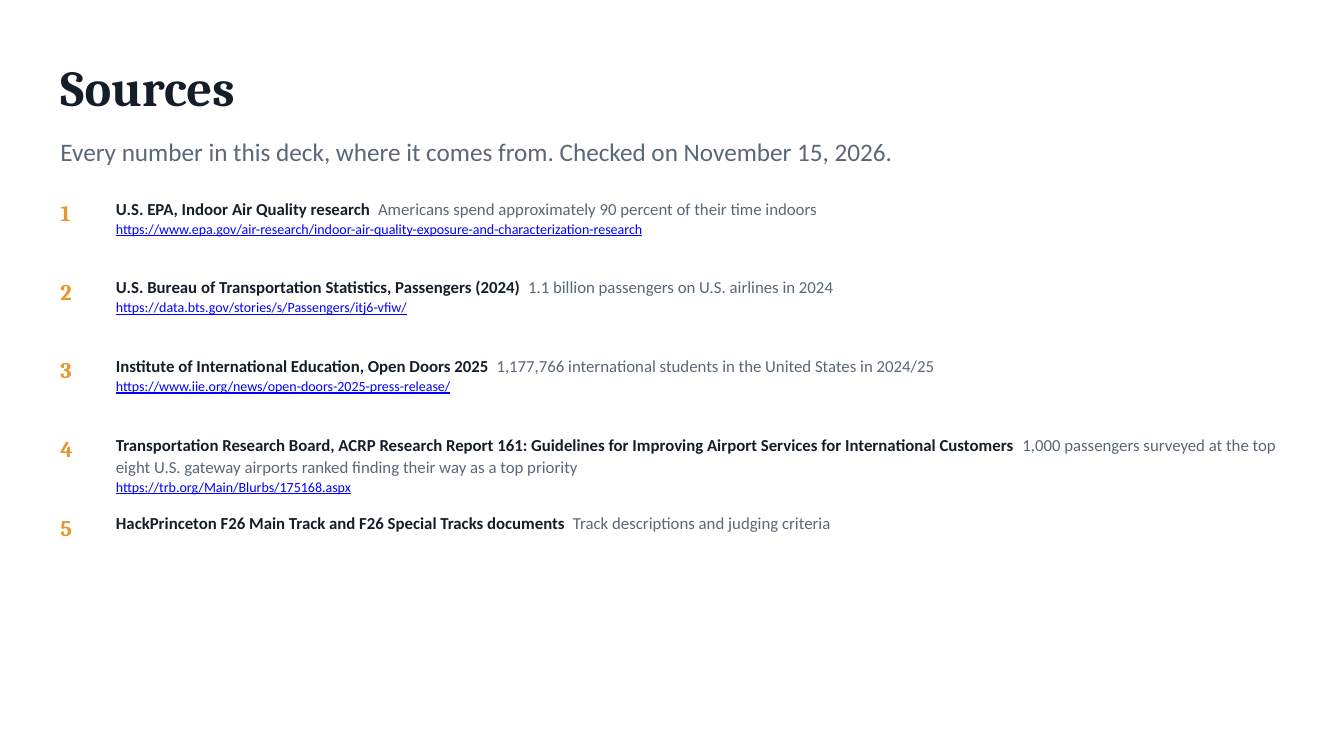
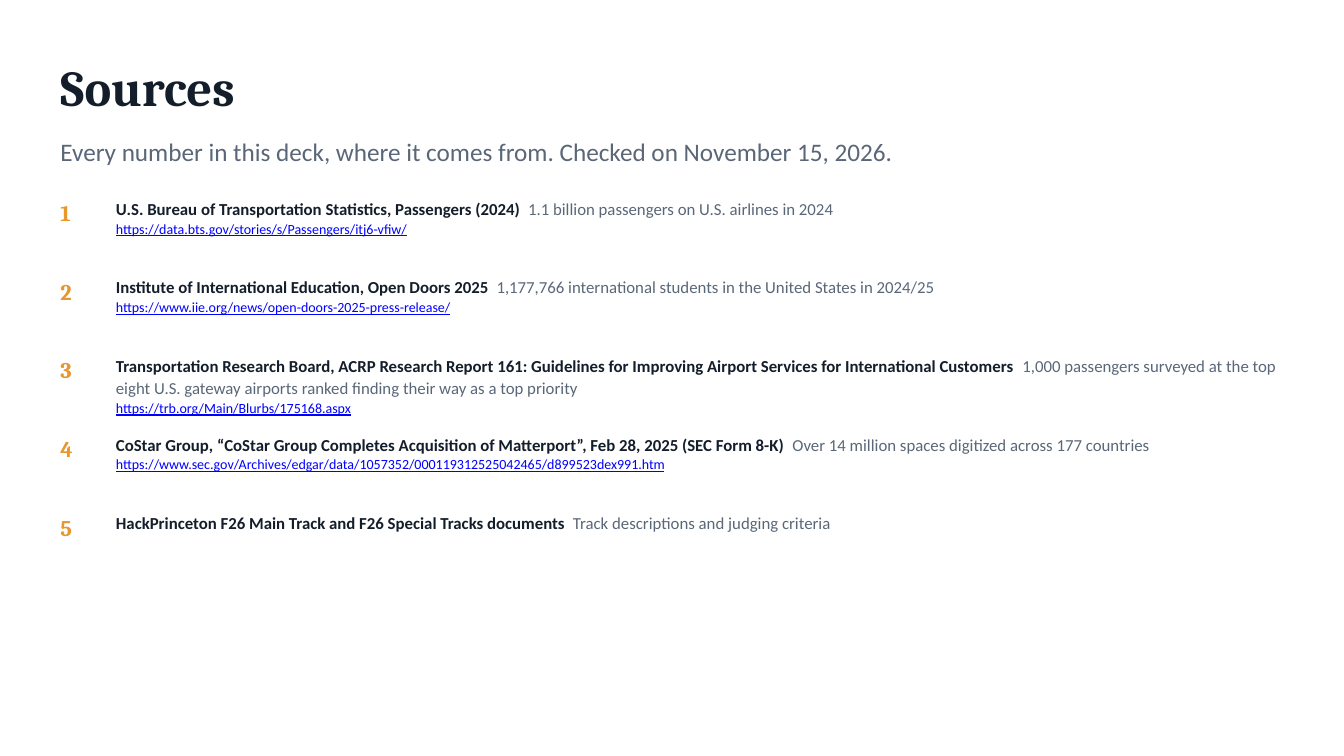
Before and after one commit to epicgdog/blindsight, a slide deck: slide 11 of slides/insight.pptx (slide 14 before the commit). Drawn at 1344x756 pixels with LibreOffice and Linux fonts; fonts in the diff are those of the drawing. Boxes give left, top, right and bottom in pixels: in the first picture for what was removed or moved away, otherwise in the second. Text is boxed around its words. In the diff, an @@ line names an element or a change of style, - is before the commit and + after.

```diff
--- a/slides/insight.pptx
+++ b/slides/insight.pptx
@@ text removed at (116, 203, 816, 237) @@
-U.S. EPA, Indoor Air Quality research Americans spend approximately 90 percent of their time indoors
-https://www.epa.gov/air-research/indoor-air-quality-exposure-and-characterization-research
@@ 3 texts: place and size @@
-3 texts at (116, 280, 1276, 495)
+3 texts at (116, 202, 1276, 416)
@@ text added at (116, 438, 1149, 472), 12 pt, text #0000FF @@
+CoStar Group, “CoStar Group Completes Acquisition of Matterport”, Feb 28, 2025 (SEC Form 8-K) Over 14 million spaces digitized across 177 countries
+https://www.sec.gov/Archives/edgar/data/1057352/000119312525042465/d899523dex991.htm
```
Also in this commit, not shown: 6 other slides changed, 2 slides added, 5 slides removed, 3 other files.
